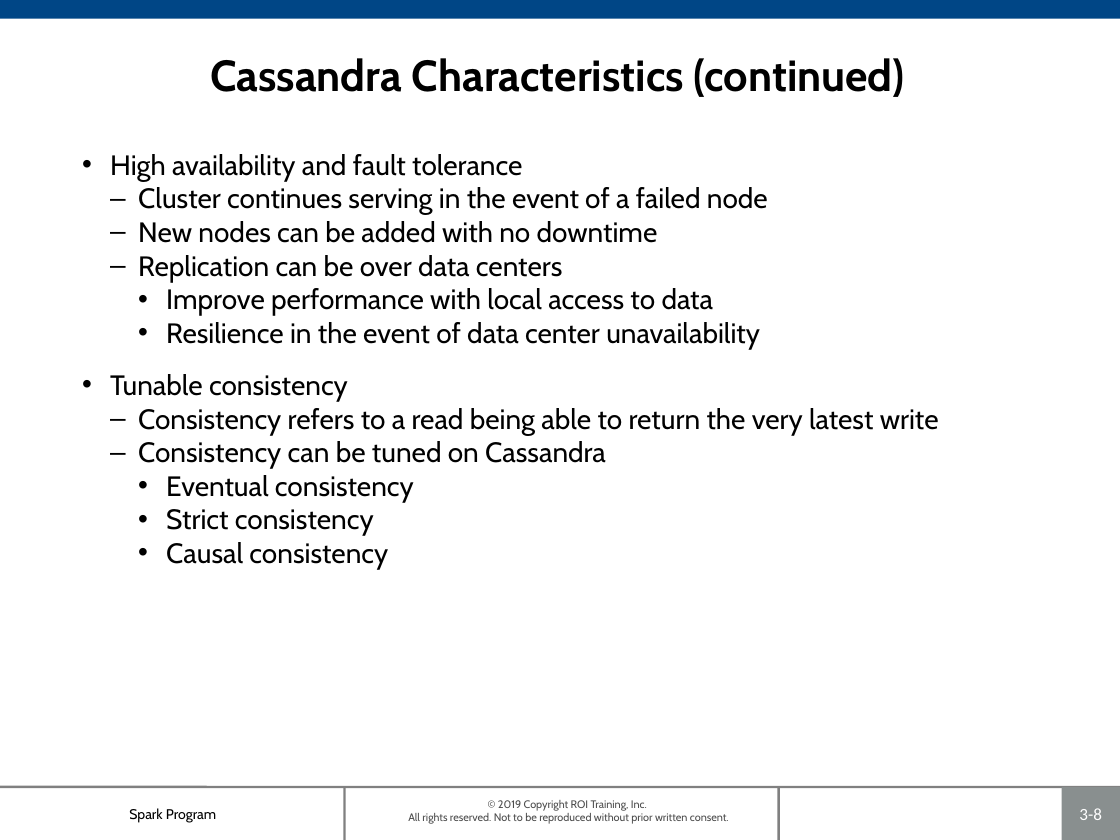
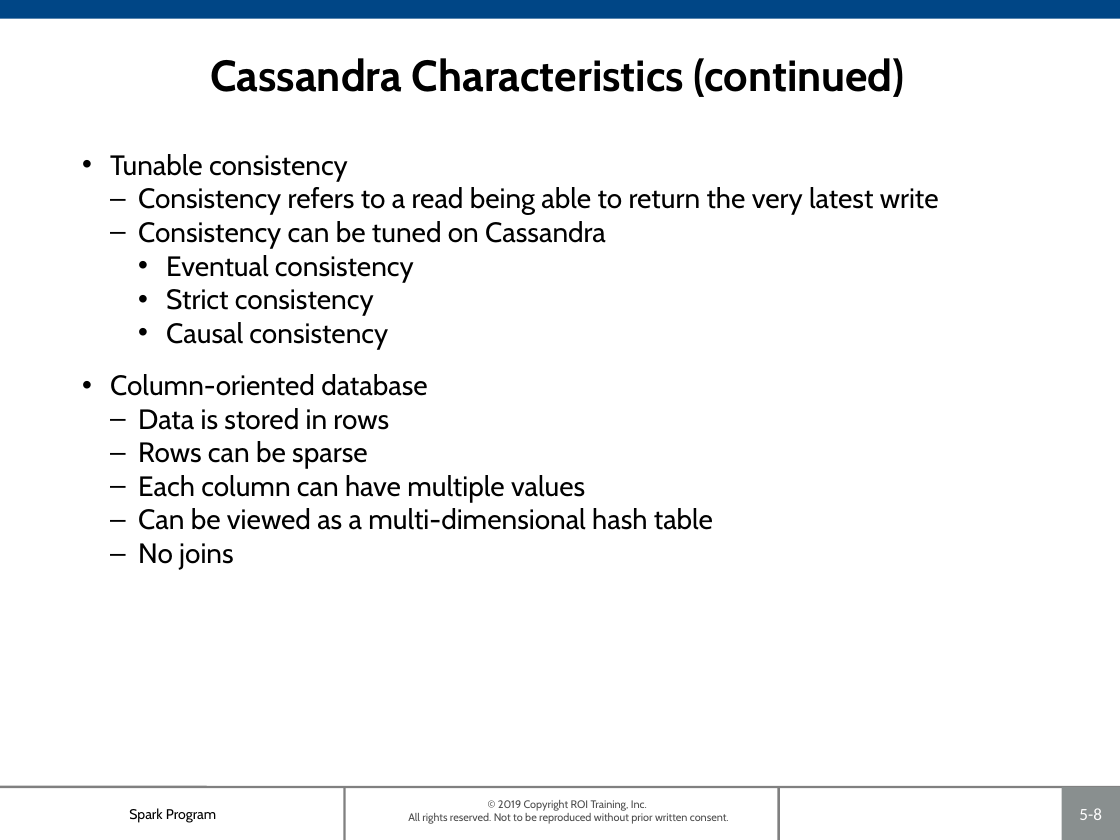
Before and after one commit to roitraining/SparkProgram, a slide deck: slide 8 of Day4/Ch05_NoSQL.pptx. Drawn at 1120x840 pixels with LibreOffice and Linux fonts; fonts in the diff are those of the drawing; background and template pictures are left out. Boxes give left, top, right and bottom in pixels: in the first picture for what was removed or moved away, otherwise in the second. Text is boxed around its words. In the diff, an @@ line names an element or a change of style, - is before the commit and + after.

```diff
--- a/Day4/Ch05_NoSQL.pptx
+++ b/Day4/Ch05_NoSQL.pptx
@@ text at (110, 154, 768, 349): paragraphs removed @@
-• High availability and fault tolerance
-  – Cluster continues serving in the event of a failed node
-  – New nodes can be added with no downtime
-  – Replication can be over data centers
-    • Improve performance with local access to data
-    • Resilience in the event of data center unavailability
@@ text at (110, 374, 713, 570): paragraphs added @@
+• Column-oriented database
+  – Data is stored in rows
+  – Rows can be sparse
+  – Each column can have multiple values
+  – Can be viewed as a multi-dimensional hash table
+  – No joins
@@ page number at (1079, 808, 1102, 820): text changed @@
-3-8
+5-8
```
Also in this commit, not shown: 23 other slides changed, 1 slide added, 1 slide removed, 1 other file.
